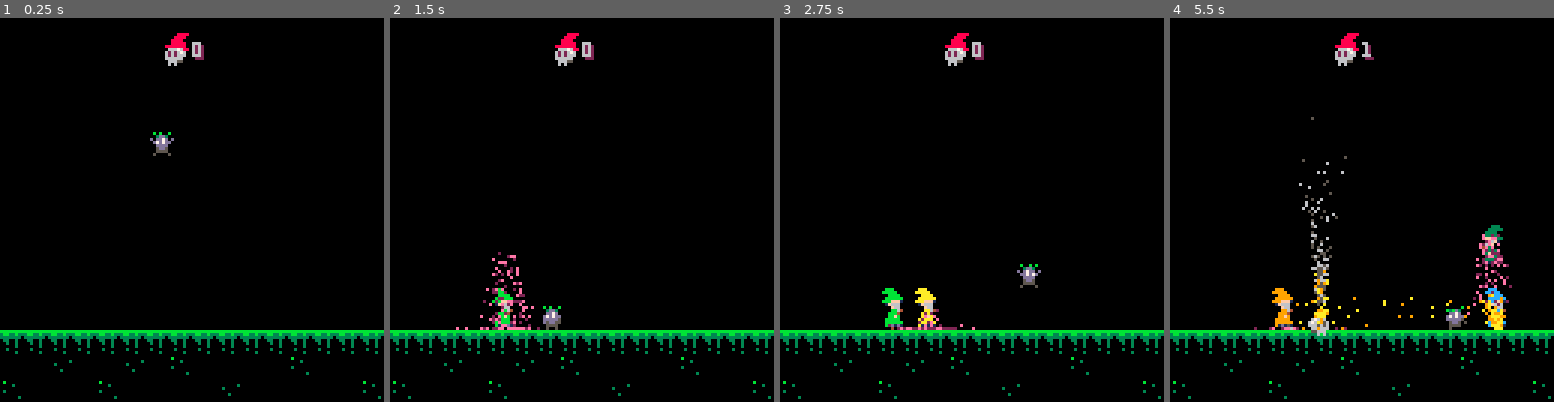
Above: before the commit, frames 1-4 (left to right).
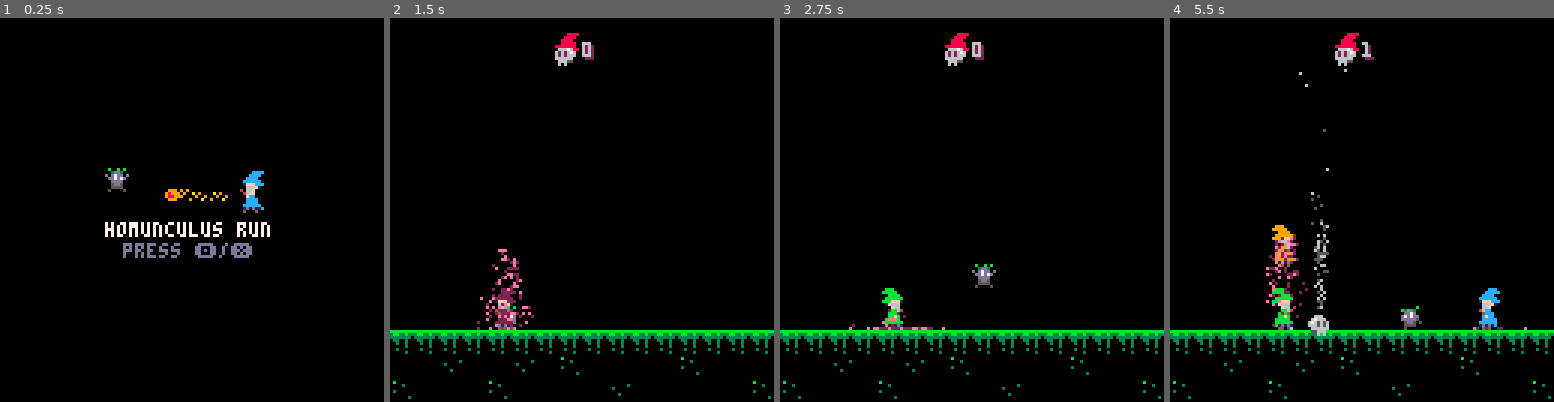
Above: after the commit, the same moments.

Repository: CalebHicks1/pico-8
Game: PICO-8 cartridge wizard.p8
Same seed, same stepped clock (60 frames per second), same inputs: the game is played once before the commit and once after it.
Inputs:
- Up to frame 1 (0.25 s): no input
- Up to frame 2 (1.5 s): tap X (X key) at 0.33, 1.07 s; tap O (Z key) at 0.7 s
- Up to frame 3 (2.75 s): hold Right 1.6-2.1 s; tap O (Z key) at 1.7, 2.1, 2.5 s; tap X (X key) at 1.85 s; hold Right from 2.47 s (still down)
- Up to frame 4 (5.5 s): tap O (Z key) every 0.4 s from 2.9 to 5.3 s; tap X (X key) at 2.97, 4.08, 5.2 s; release Right at 3.03 s; hold Left 3.08-3.58 s; hold Down 3.63-3.97 s; hold Right 4.02-4.68 s; hold Left from 5.08 s (still down)

The runs differ from the first frame. In frame 1, 6.1% of the frame differs, in the area x 0-100%, y 3-100%; in frame 2, 1.3%; in frame 3, 1.0%; in frame 4, 3.8%.

Commit message:
added start and retry screens

Diff:
--- a/wizard.p8
+++ b/wizard.p8
@@ -7,13 +7,20 @@
 
 -- init
 function _init()
-	player = wizard(50,20,true)
+    state = "start_screen"
+end
+
+function init_game()
+	player = wizard(35,50,true)
 	player.h=7
+    player.facing = false
 	spells = {}
 	particles = {}
 	wizards = {}
 	add(wizards, player)
 	score = 0
+    state = "play"
+    timers = {}
 end
 
 function wizard(_x,_y,_player)
@@ -104,6 +111,16 @@
 -->8
 -- update
 function _update()
+    if state=="start_screen" or state=="end_screen" then
+        if btnp(4) or btnp(5) then
+            init_game()
+        end
+    elseif state=="play" then
+        update_game()
+    end
+end
+
+function update_game()
 	for wiz in all(wizards) do
 		update_wizard(wiz)
 	end
@@ -132,6 +149,8 @@
 	w.k=23
 	if not w.player then
 		score+=1
+    else
+        state="end_screen" -- game over if player died
 	end
 end
 
@@ -173,6 +192,9 @@
 		p.dead = true
 		p.burning=35
 		p.dying=15
+        if p.player then
+            p.dying=25
+        end
 	end -- end if
 	if clock_finished(p, "dying") then
 		wizard_death(p)
@@ -289,6 +311,35 @@
 -->8
 -- draw
 function _draw()
+    if state=="play" then
+        draw_game()
+    elseif state=="start_screen" then
+        cls()
+        draw_start_screen()
+    elseif state=="end_screen" then
+        draw_end_screen()
+    end
+end
+
+function draw_start_screen()
+    spr(48, 35, 50, 1, 1, false)
+    -- wizard
+    spr(3, 80, 50, 1, 1, true)
+    spr(18, 80, 58, 1, 1, true)
+    -- fireball
+    spr(33, 55, 55, 1, 1, true)
+    spr(32, 63, 55, 1, 1, true)
+    spr(32, 70, 55, 1, 1, true)
+    print("homunculus run", 35,68,7)
+    print("press 🅾️/❎", 41, 75, 13)
+end
+
+function draw_end_screen()
+    print("retry?", 50,48,7)
+    print("press 🅾️/❎", 41, 55, 13)
+end
+
+function draw_game()
 	cls(0)
 	--fillp(▒)
 	--rectfill(0,0,128,128,1)
@@ -380,7 +431,6 @@
 	y1 = (y+dy)/8
 	x1 = flr(x/8)
 	wall = mget(x1,y1)
-	print(wall,10,10)
 	if (wall != 0) return true
 	return false
 end
@@ -441,9 +491,9 @@
 00000000000000000000000000000000000000000000000000000000000000000000000000000000000000000dd00dd000000000bbbbbb00b000bbbbbbb2020b
 0000000000000000000000000000000000000000000000000000000000000000000000000000000000000000dddddddd000000003bb3bbb0b333b333333b2033
 0000000090909990000099900000000000000000000000000000000000000000000000000000000000000000dd6666dd0000000033333b3333333333023b0233
-0000000009099989009998990000000000000000000000000000000000000000000000000000000000000000d522726d000000005335333035553533203b2033
-0000000000999889090989890000000000000000000000000000000000000000000000000000000000000000d522276d00000000555d530055555555023b0233
-0000000090009990000099900000000000000000000000000000000000000000000000000000000000000000d52222dd000000005d5550005d55d55520332033
+000090a009099989009998990000000000000000000000000000000000000000000000000000000000000000d522726d000000005335333035553533203b2033
+0090090000999889090989890000000000000000000000000000000000000000000000000000000000000000d522276d00000000555d530055555555023b0233
+000a000900009990000099900000000000000000000000000000000000000000000000000000000000000000d52222dd000000005d5550005d55d55520332033
 0000000000000000000000000000000000000000000000000000000000000000000000000000000000000000dd522ddd00000000550000005555555502333333
 0000000000000000000000000000000000000000000000000000000000000000000000000000000000000000dddddddd000000000000000055d55ddd20233330
 0b00b0b00b00b0b00000b0b00b000000000000000000000000000000000000000000000005050505555555555d5d5d5d00000000000550000000000000000000
